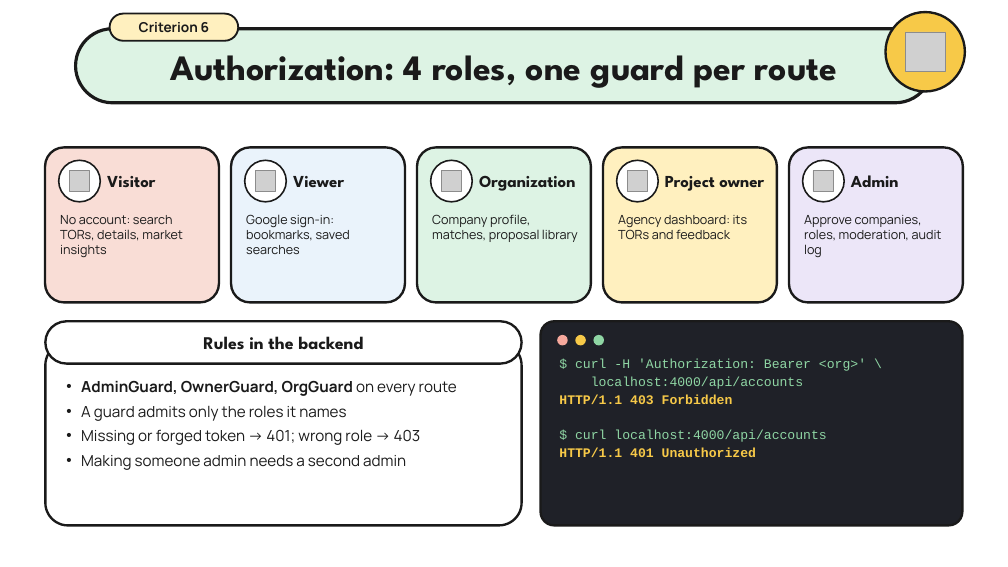
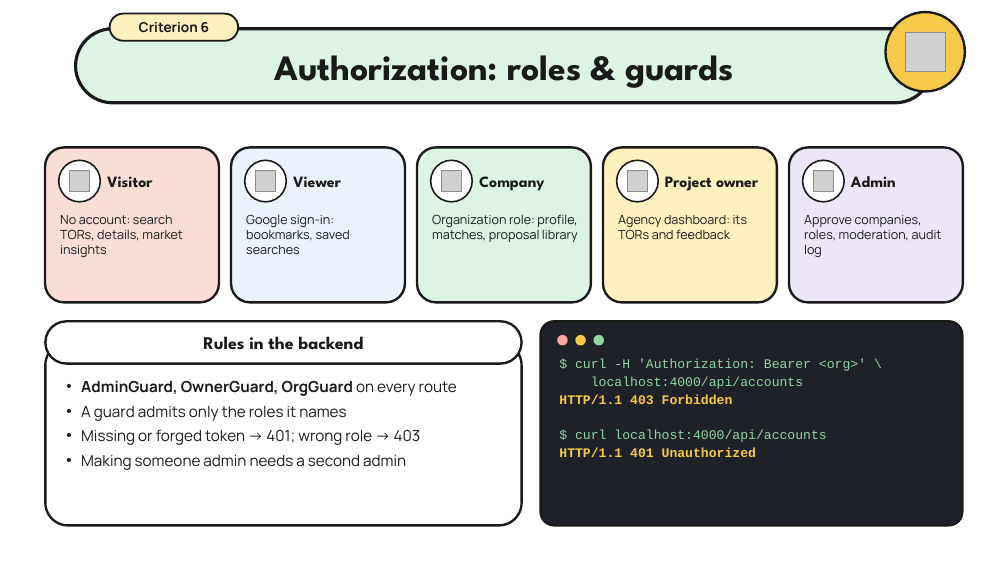
Before and after one commit to PhomMaiWai/TorFinder, a slide deck: slide 9 of docs/slides/torfinder-security-slides.pptx. Drawn at 1008x567 pixels with LibreOffice and Linux fonts; fonts in the diff are those of the drawing; grey boxes stand for pictures; background and template pictures are left out. Boxes give left, top, right and bottom in pixels: in the first picture for what was removed or moved away, otherwise in the second. Text is boxed around its words. In the diff, an @@ line names an element or a change of style, - is before the commit and + after.

```diff
--- a/docs/slides/torfinder-security-slides.pptx
+++ b/docs/slides/torfinder-security-slides.pptx
@@ text at [274,55,734,88]: text changed @@
-Authorization: 4 roles, one guard per route
+Authorization: roles & guards
@@ text at [479,176,544,191]: text changed; size 16 to 15 pt @@
-Organization
+Company
@@ size 16 to 15 pt in 4 elements at [107,176,153,187], [293,176,341,187], [665,176,758,191], [851,176,896,187] @@
@@ text at [432,214,578,242]: text changed @@
-Company profile, matches, proposal library
+Organization role: profile, matches, proposal library
```
Also in this commit, not shown: 3 other slides changed.
